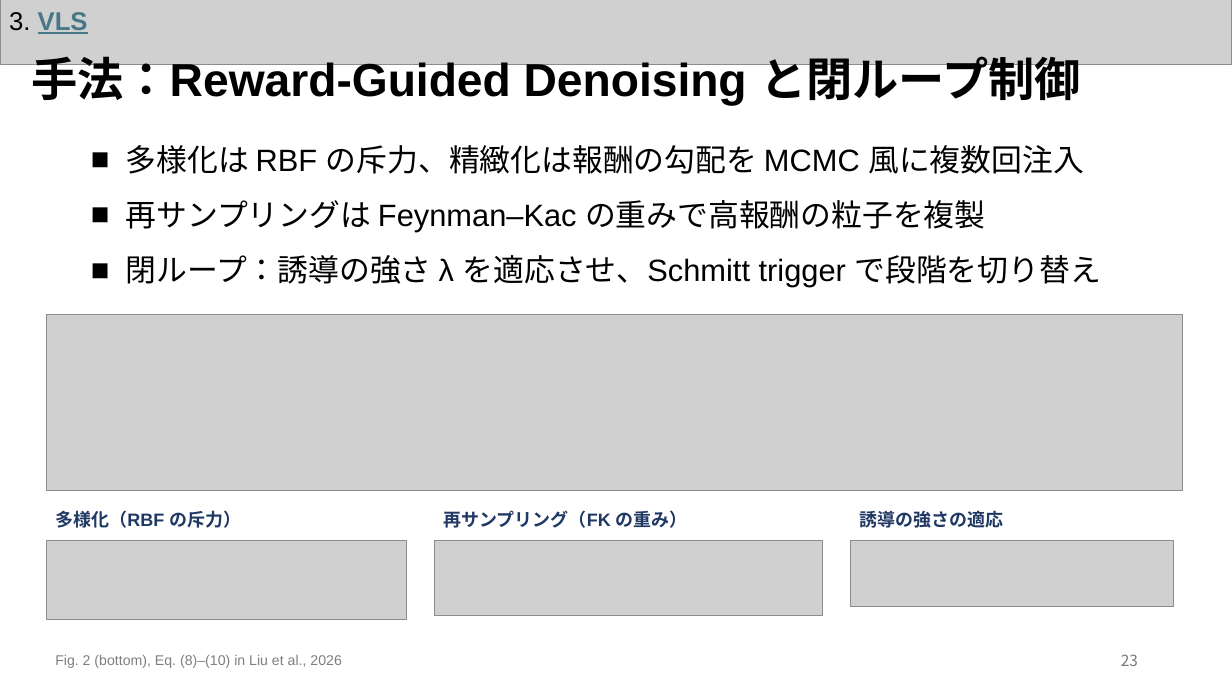
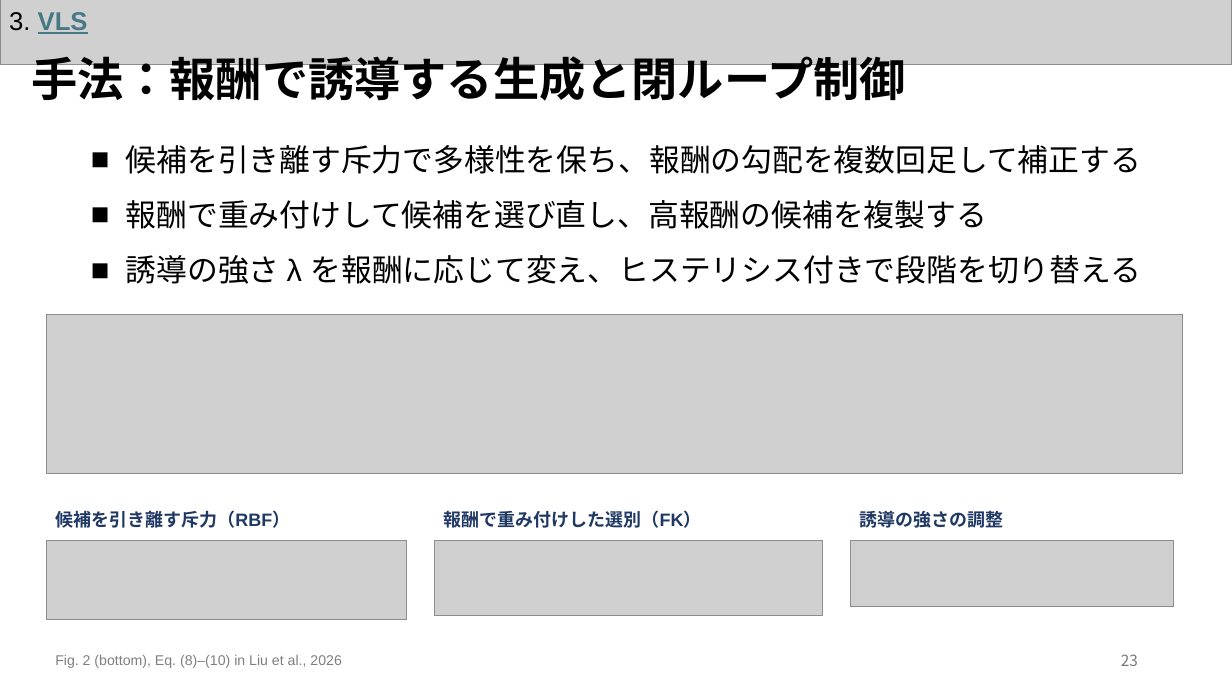
Before and after one commit to Azuma413/PaperPresentationSlides, a slide deck: slide 24 of 20261105_KaneyoshiHiratsuka_SurveySlide.pptx. Drawn at 1232x693 pixels with LibreOffice and Linux fonts; fonts in the diff are those of the drawing; grey boxes stand for pictures. Boxes give left, top, right and bottom in pixels: in the first picture for what was removed or moved away, otherwise in the second. Text is boxed around its words. In the diff, an @@ line names an element or a change of style, - is before the commit and + after.

```diff
--- a/20261105_KaneyoshiHiratsuka_SurveySlide.pptx
+++ b/20261105_KaneyoshiHiratsuka_SurveySlide.pptx
@@ text at <box>31,56,906,108</box>: text changed @@
-手法：Reward-Guided Denoising と閉ループ制御
+手法：報酬で誘導する生成と閉ループ制御
@@ text at <box>126,145,1141,284</box>: text changed @@
-■ 多様化は RBF の斥力、精緻化は報酬の勾配を MCMC 風に複数回注入
-■ 再サンプリングは Feynman–Kac の重みで高報酬の粒子を複製
-■ 閉ループ：誘導の強さ λ を適応させ、Schmitt trigger で段階を切り替え
+■ 候補を引き離す斥力で多様性を保ち、報酬の勾配を複数回足して補正する
+■ 報酬で重み付けして候補を選び直し、高報酬の候補を複製する
+■ 誘導の強さ λ を報酬に応じて変え、ヒステリシス付きで段階を切り替える
@@ picture: place and size @@
-picture at <box>46,314,1183,490</box>
+picture at <box>46,314,1183,473</box>
@@ text at <box>55,510,290,528</box>: text changed @@
-多様化（RBF の斥力）
+候補を引き離す斥力（RBF）
@@ text at <box>443,510,701,528</box>: text changed @@
-再サンプリング（FK の重み）
+報酬で重み付けした選別（FK）
@@ text at <box>859,510,1003,528</box>: text changed @@
-誘導の強さの適応
+誘導の強さの調整
```
Also in this commit, not shown: 21 other slides changed, 3 other files.
